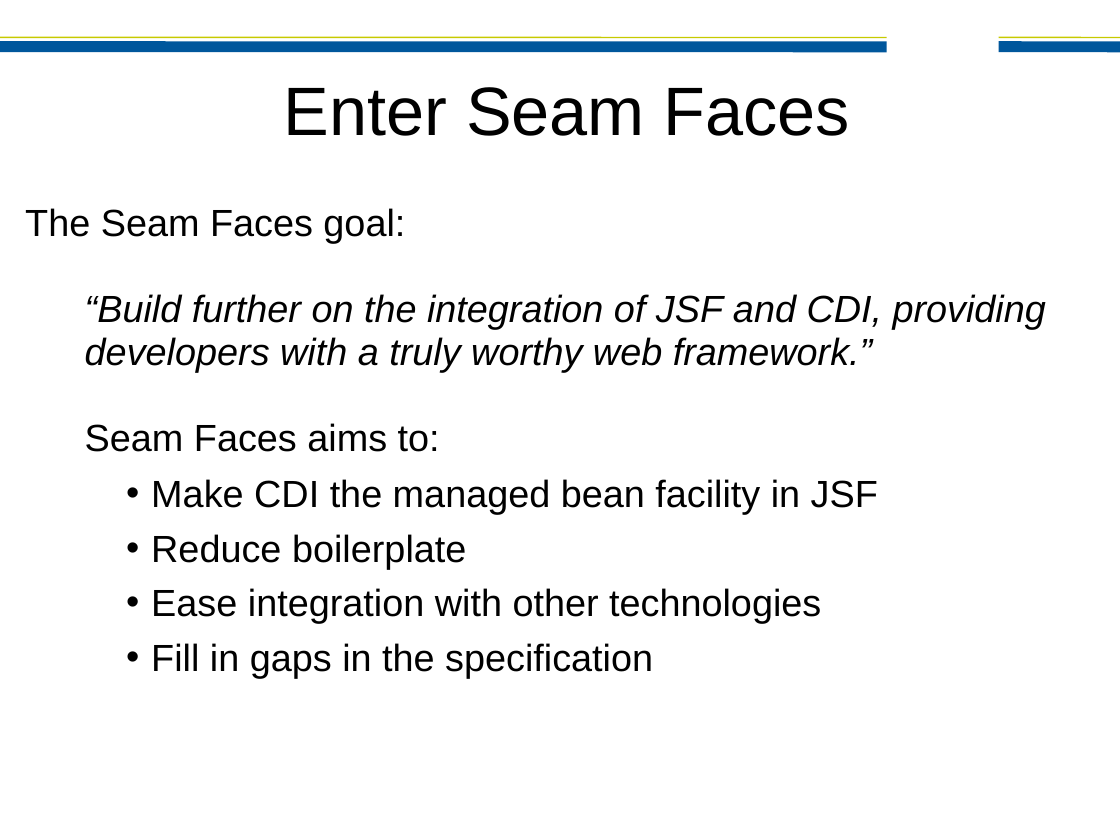
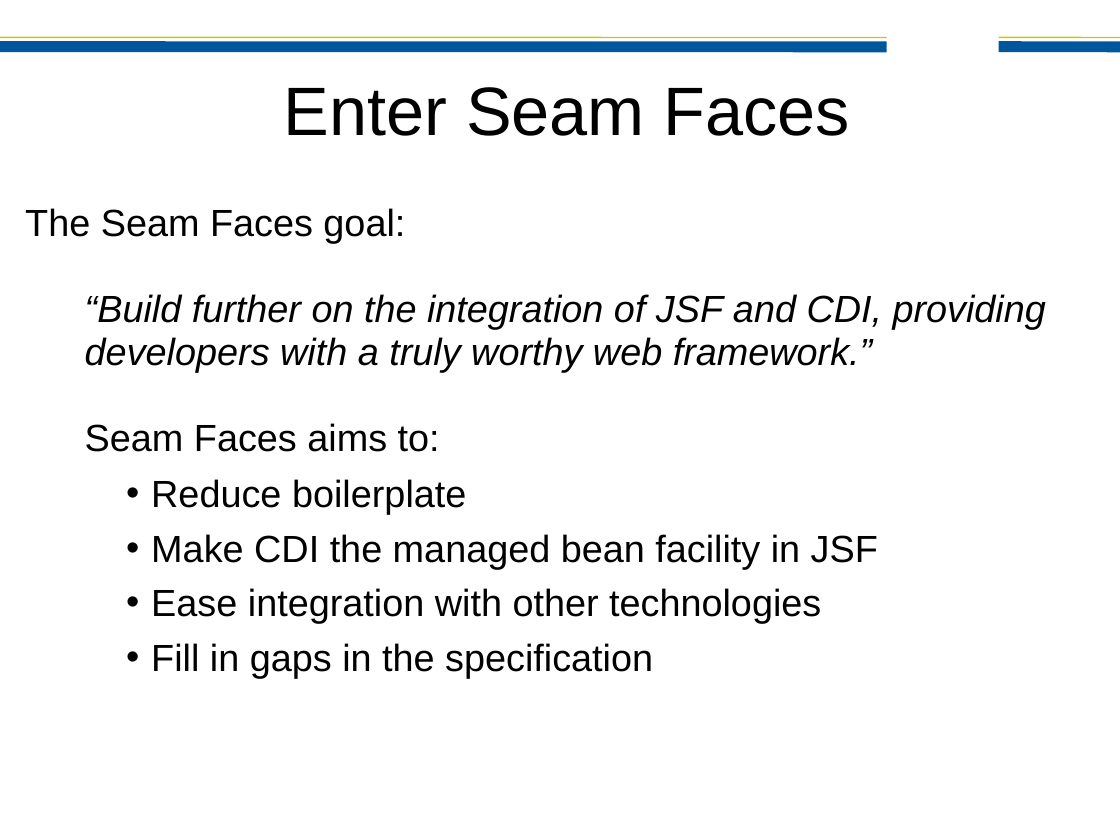
Before and after one commit to bleathem/talks, a slide deck: slide 16 of 2011-JAXConf-SeamFaces.odp (slide 15 before the commit). Drawn at 1120x840 pixels with LibreOffice and Linux fonts; fonts in the diff are those of the drawing; background and template pictures are left out. Boxes give left, top, right and bottom in pixels: in the first picture for what was removed or moved away, otherwise in the second. Text is boxed around its words. In the diff, an @@ line names an element or a change of style, - is before the commit and + after.

```diff
--- a/2011-JAXConf-SeamFaces.odp
+++ b/2011-JAXConf-SeamFaces.odp
@@ text at [151, 479, 466, 514]: paragraph added @@
+    • Reduce boilerplate
@@ text at [151, 534, 466, 569]: paragraph removed @@
-    • Reduce boilerplate
```
Also in this commit, not shown: 6 other slides changed, 2 slides added.
